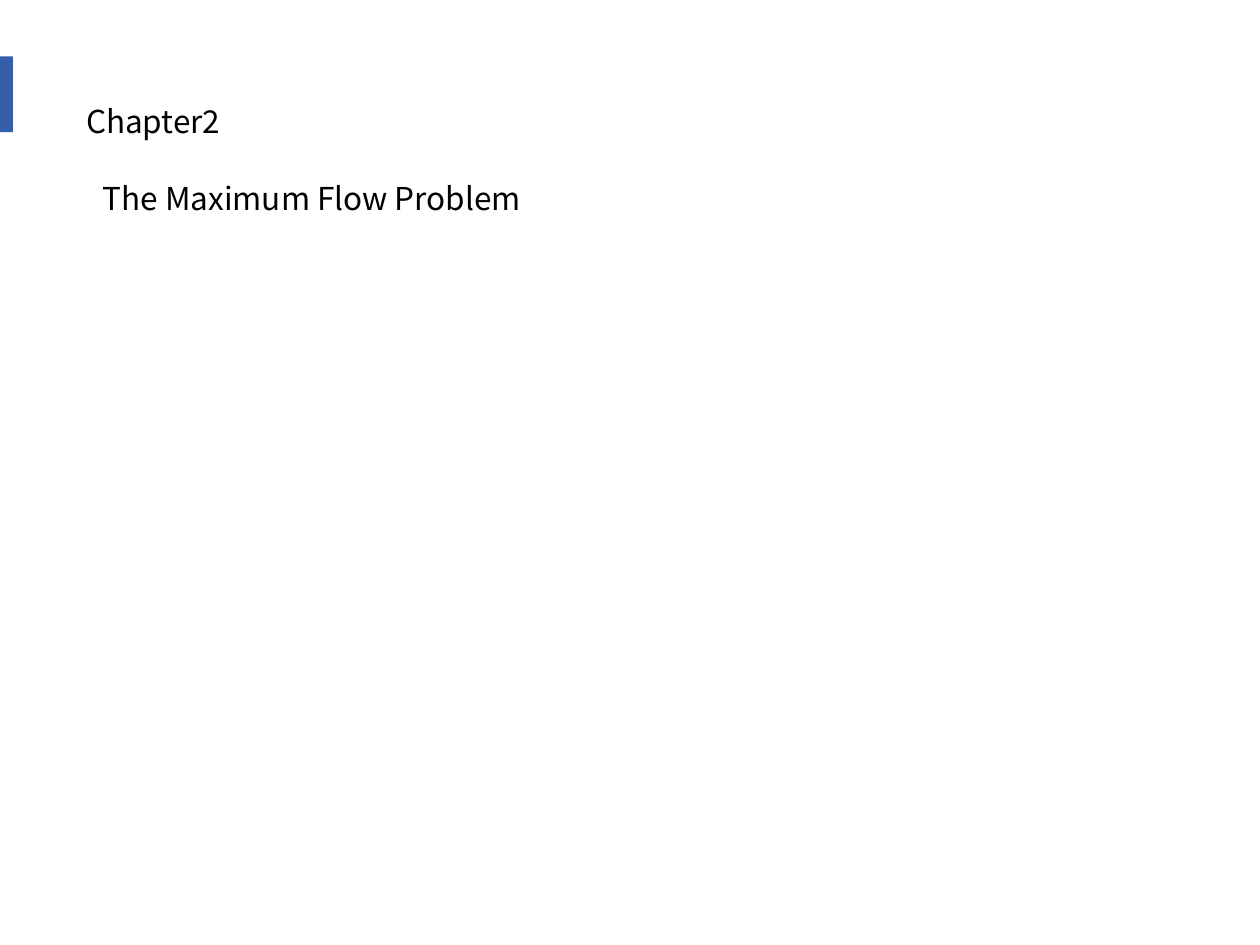
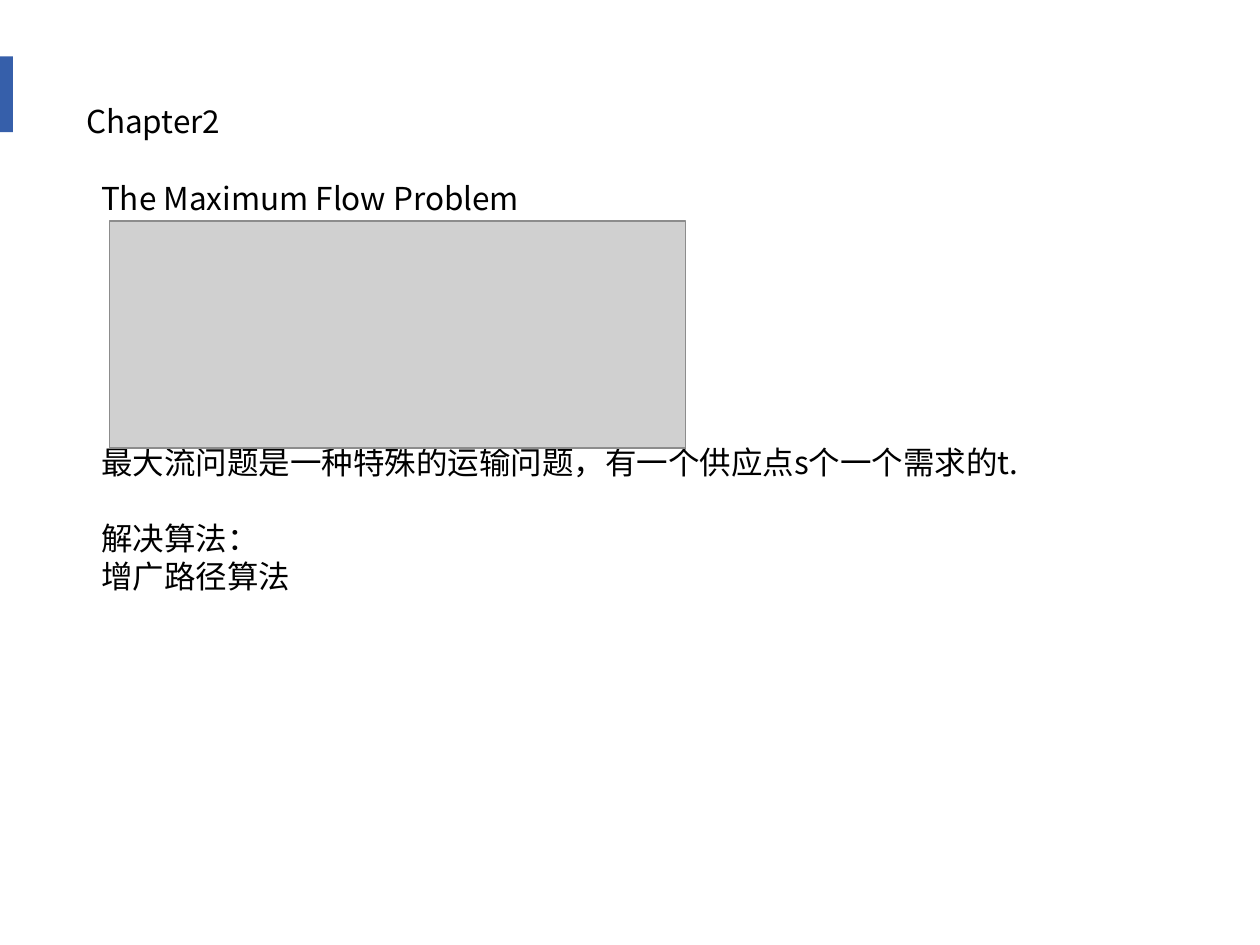
Before and after one commit to AndyFlower/Paper, a slide deck: slide 13 of ppt/Scheduling Algorithms.pptx. Drawn at 1260x945 pixels with LibreOffice and Linux fonts; fonts in the diff are those of the drawing; grey boxes stand for pictures. Boxes give left, top, right and bottom in pixels: in the first picture for what was removed or moved away, otherwise in the second. Text is boxed around its words. In the diff, an @@ line names an element or a change of style, - is before the commit and + after.

```diff
--- a/ppt/Scheduling Algorithms.pptx
+++ b/ppt/Scheduling Algorithms.pptx
@@ picture added at bbox=[110, 220, 685, 447] @@
@@ text at bbox=[101, 442, 1019, 591]: paragraphs added @@
+最大流问题是一种特殊的运输问题，有一个供应点s个一个需求的t.
+解决算法：
+增广路径算法
```
Also in this commit, not shown: 1 slide added, 4 other files.
